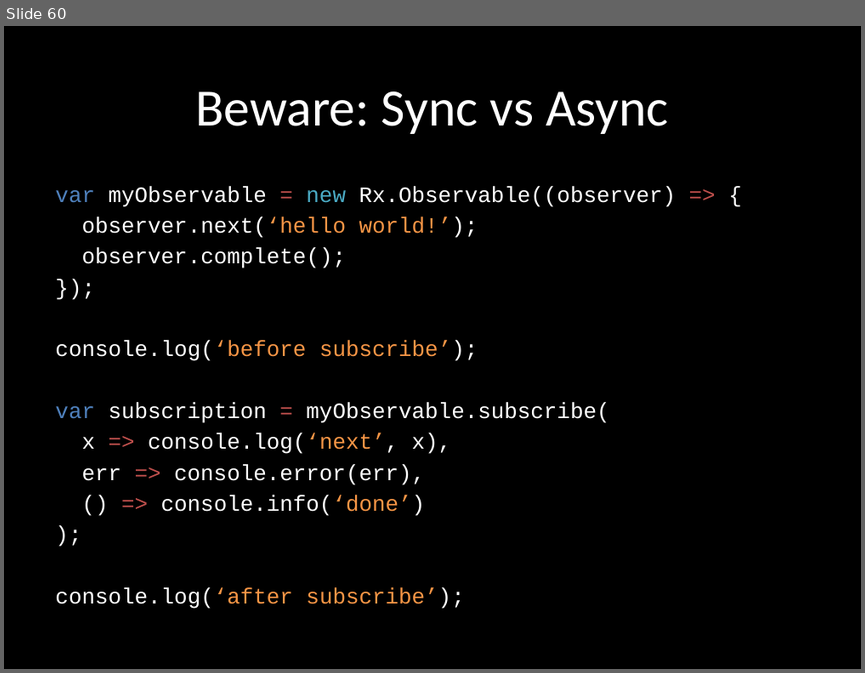
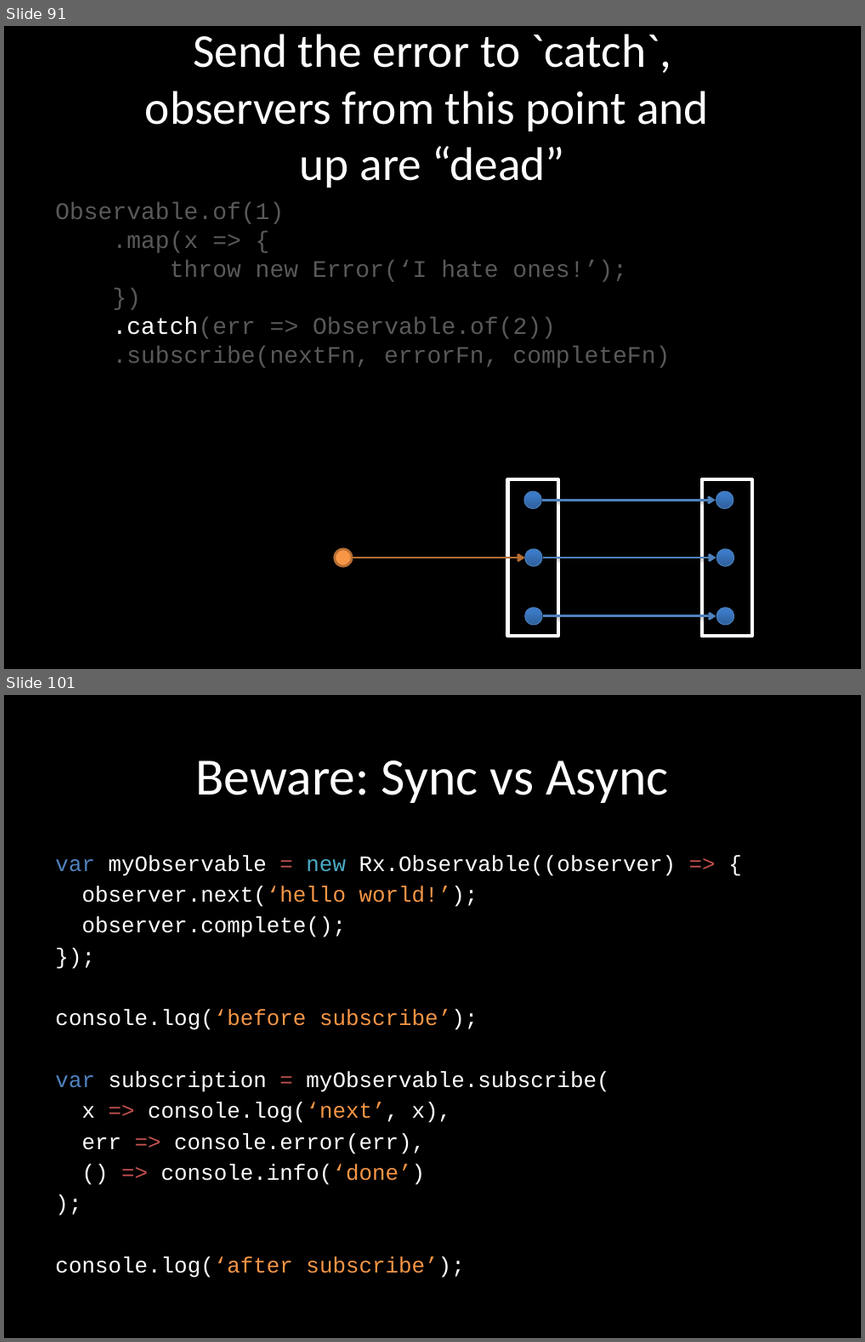
Before and after one commit to benlesh/rxjs-workshop-angular, a slide deck: rxjs-workshop.pptx. Shown one above the other, each under a label of ours: slide 60 before the commit, slides 91 and 101 after it; the slides between them are not shown. The pictures are 865x673 and 865x1342 pixels, drawn with LibreOffice and Linux fonts; fonts in the diff are those of the drawing. Boxes give left, top, right and bottom in pixels: in the first picture for what was removed or moved away, otherwise in the second. Text is boxed around its words. In the diff, an @@ line names an element or a change of style, - is before the commit and + after.

Commit message:
error handling basics

```diff
--- a/rxjs-workshop.pptx
+++ b/rxjs-workshop.pptx
@@ slide 91 added at [4,26,861,669], background #000000 @@
@@ title added at [145,34,709,188], 39.6 pt, text #FFFFFF @@
+Send the error to `catch`,
+observers from this point and
+up are “dead”
@@ text added at [55,203,670,368], 20 pt, text #595959 @@
+Observable.of(1)
+.map(x => {
+throw new Error(‘I hate ones!’);
+})
+.catch(err => Observable.of(2))
+.subscribe(nextFn, errorFn, completeFn)
@@ rectangle added at [508,479,558,636], fill #000000, outline #FFFFFF 3 pt @@
@@ rectangle added at [702,479,752,636], fill #000000, outline #FFFFFF 3 pt @@
@@ ellipse added at [524,491,541,509], fill gradient #2F5F99 to #3D7CC7 to #3A7CCB, outline #4B7EBC 0.75 pt @@
@@ arrow added from (542, 499) to (715, 499), #4F81BD 2 pt @@
@@ ellipse added at [716,491,733,509], fill gradient #2F5F99 to #3D7CC7 to #3A7CCB, outline #4B7EBC 0.75 pt @@
@@ ellipse added at [335,549,352,566], fill #F79646, outline #B76F34 2 pt @@
@@ arrow added from (352, 557) to (525, 557), #B76F34 2 pt @@
@@ ellipse added at [525,549,542,566], fill gradient #2F5F99 to #3D7CC7 to #3A7CCB, outline #4B7EBC 0.75 pt @@
@@ arrow added from (543, 557) to (716, 557), #4F81BD 2 pt @@
@@ ellipse added at [717,549,734,566], fill gradient #2F5F99 to #3D7CC7 to #3A7CCB, outline #4B7EBC 0.75 pt @@
@@ ellipse added at [525,607,542,624], fill gradient #2F5F99 to #3D7CC7 to #3A7CCB, outline #4B7EBC 0.75 pt @@
@@ ellipse added at [717,607,734,624], fill gradient #2F5F99 to #3D7CC7 to #3A7CCB, outline #4B7EBC 0.75 pt @@
@@ arrow added from (543, 616) to (716, 616), #4F81BD 2 pt @@
@@ what was slide 60 is now slide 101 @@
```
Also in this commit, not shown: 3 slides changed, 40 other slides added, 1 other file.
